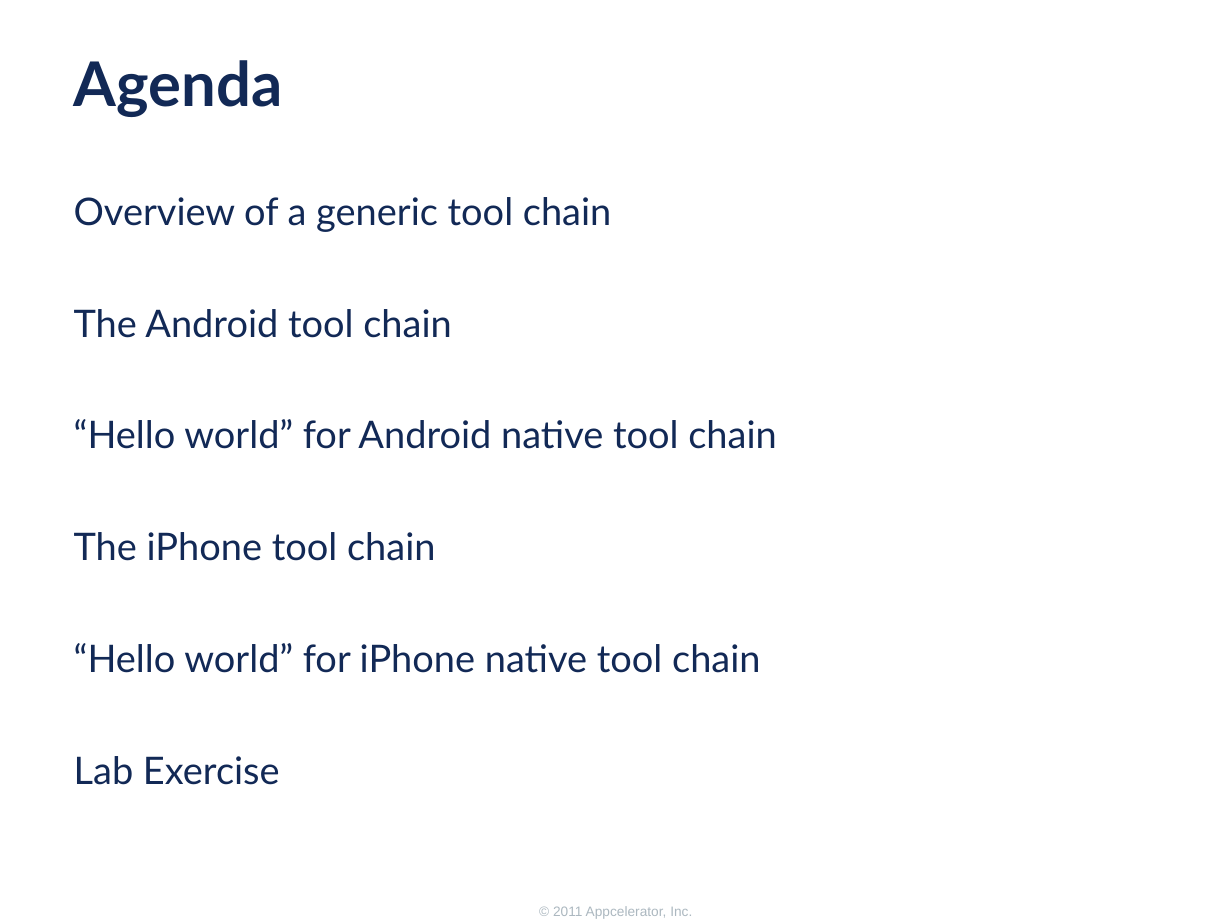
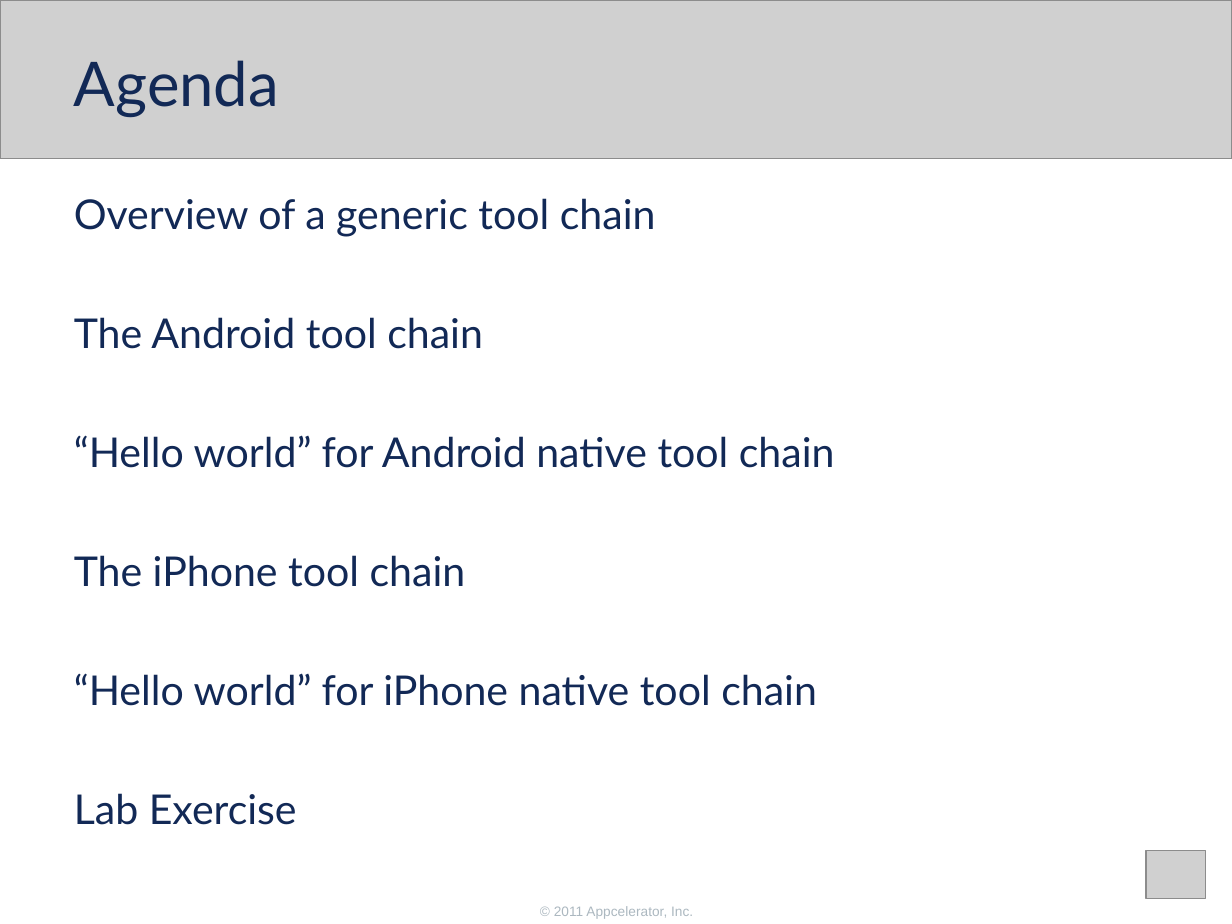
Before and after one commit to appcelerator-training-archive/tcad_certification, a slide deck: slide 3 of 210/210.ppt. Drawn at 1232x924 pixels with LibreOffice and Linux fonts; fonts in the diff are those of the drawing; grey boxes stand for pictures; background and template pictures are left out. Boxes give left, top, right and bottom in pixels: in the first picture for what was removed or moved away, otherwise in the second. Text is boxed around its words. In the diff, an @@ line names an element or a change of style, - is before the commit and + after.

```diff
--- a/210/210.ppt
+++ b/210/210.ppt
@@ picture added at bbox=[0, 0, 1232, 159] @@
@@ title "Agenda" at bbox=[74, 60, 279, 118]: bold off; indent changed @@
@@ text "Overview of a generic tool ..." at bbox=[74, 198, 835, 825]: size 22.2 to 24 pt; indent changed @@
@@ picture added at bbox=[1146, 850, 1205, 898] @@
@@ text removed at bbox=[553, 906, 692, 919] @@
-© 2011 Appcelerator, Inc.
@@ text added at bbox=[554, 906, 693, 919], 8 pt, text #ACB8C0 @@
+© 2011 Appcelerator, Inc.
```
Also in this commit, not shown: 30 other slides changed, 13 other files.
